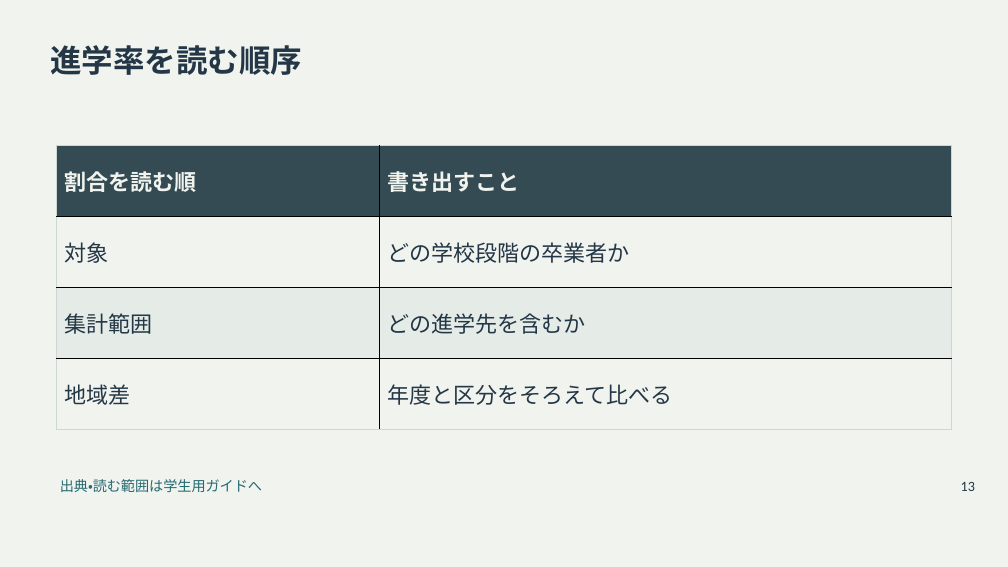
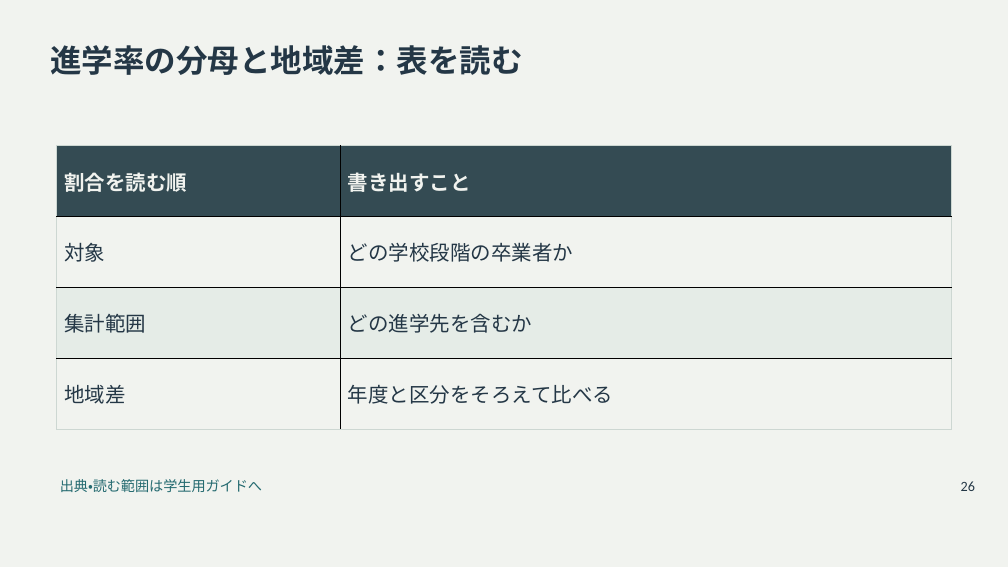
Before and after one commit to zooc-14calbp/industrial-education-i, a slide deck: slide 26 of reorganized/20261105/main/04/slides.pptx (slide 13 before the commit). Drawn at 1008x567 pixels with LibreOffice and Linux fonts; fonts in the diff are those of the drawing. Boxes give left, top, right and bottom in pixels: in the first picture for what was removed or moved away, otherwise in the second. Text is boxed around its words. In the diff, an @@ line names an element or a change of style, - is before the commit and + after.

```diff
--- a/reorganized/20261105/main/04/slides.pptx
+++ b/reorganized/20261105/main/04/slides.pptx
@@ title at (50,45,522,75): text changed @@
-進学率を読む順序
+進学率の分母と地域差：表を読む
@@ table at (57,146,951,430) @@
@@ size 21 to 19.5 pt @@
@@ text at (961,481,975,491): text changed @@
-13
+26
```
Also in this commit, not shown: 14 other slides changed, 16 slides added, 17 other files.
